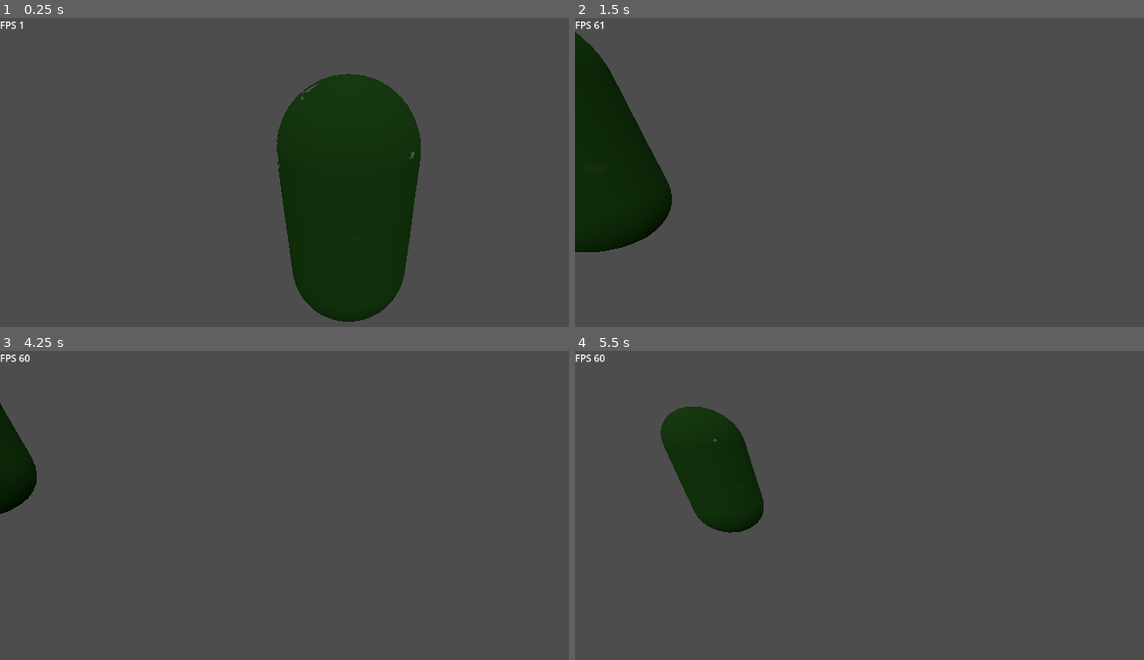
Above: before the commit, frames 1-4 (two rows, left to right).
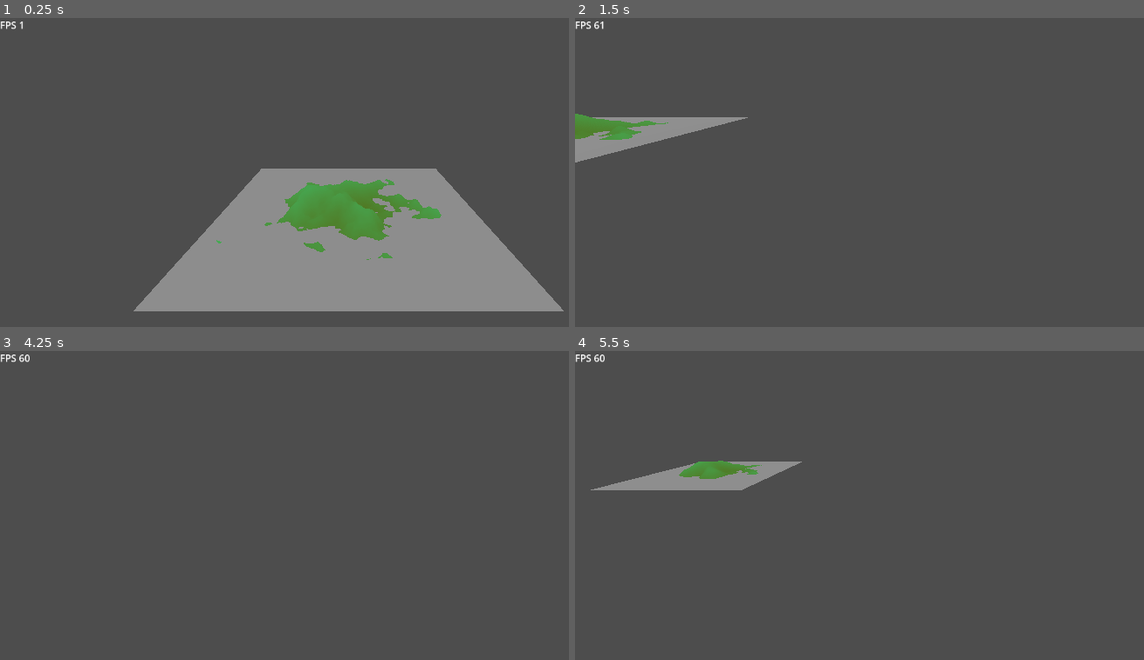
Above: after the commit, the same moments.

Repository: Kaweciak/shell-texture-shader-godot
Game: Godot game, scene res://mainScene.tscn
Same seed, same stepped clock (60 frames per second), same inputs: the game is played once before the commit and once after it.
Inputs (mouse positions are in pixels of both pictures, inside the frame that each line leads up to):
- Up to frame 1 (0.25 s): no input
- Up to frame 2 (1.5 s): tap Enter at 0.5 s; move the mouse to (1075, 194) at 0.52 s; hold D 0.53-1.25 s; tap Q at 0.6 s; click (1075, 194) at 0.67 s; drag from (785, 234) to (887, 293) at 1.27 s
- Up to frame 3 (4.25 s): tap Space at 2, 3.5 s; move the mouse to (421, 459) at 2.02 s; hold D 2.03-2.75 s; tap Shift at 2.1 s; tap Enter at 2.75 s; drag from (312, 626) to (142, 486) at 2.77 s; move the mouse to (557, 604) at 3.52 s; hold A from 3.53 s (still down); tap Q at 3.6 s
- Up to frame 4 (5.5 s): release A at 4.25 s; drag from (717, 486) to (819, 449) at 4.27 s; tap Enter at 5 s; move the mouse to (956, 545) at 5.02 s; hold S from 5.03 s (still down); tap Shift at 5.1 s; click (956, 545) at 5.17 s

The runs differ from the first frame. In frame 1, 31% of the frame differs, in the area x 23-100%, y 18-99%; in frame 2, 8.7%; in frame 3, 1.4%; in frame 4, 5.9%.

Commit message:
Changed the shell texture to work in-editor

Diff:
--- a/grassShader.gdshader
+++ b/grassShader.gdshader
@@ -17,12 +17,11 @@
 
 void fragment() {
 	float rand = texture(noiseTexture, vec2(float(UV.x * density), float(UV.y * density))).r;
-	//ALBEDO = mix(bottomColour, topColour, height / maxHeight);
-	ALBEDO = texture(gradient, vec2(height/maxHeight) * rand).rgb;
-
 	vec2 localSpace = fract(UV * density) * 2.0 - 1.0;
 
-	ALPHA = (sqrt(pow(localSpace.x, 2) + pow(localSpace.y, 2)) < radius * (rand - height / maxHeight) ? 1.0 : 0.0) * ALPHA;
+	ALBEDO = texture(gradient, vec2(rand)).rgb;
+
+	ALPHA = (sqrt(pow(localSpace.x, 2) + pow(localSpace.y, 2)) < radius * (rand - shellHeight) ? 1.0 : 0.0);
 }
 
 void light() {
--- a/grass_scene.gd
+++ b/grass_scene.gd
@@ -1,34 +1,79 @@
+@tool
 extends Node3D
 
-var grassPlane : MeshInstance3D
+@export var number : int:
+	set(new_number):
+		number = new_number
+		update_texture()
+@export var heightChange : float:
+	set(new_heightChange):
+		heightChange = new_heightChange
+		update_texture()
+@export var scaleChange : float = 1.0:
+	set(new_scaleChange):
+		scaleChange = new_scaleChange
+		update_texture()
+@export var density : float:
+	set(new_density):
+		density = new_density
+		update_texture()
+@export var radius : float:
+	set(new_radius):
+		radius = new_radius
+		update_texture()
+@export var gradient : GradientTexture1D:
+	set(new_gradient):
+		gradient = new_gradient
+		update_texture()
+@export var noiseTexture : NoiseTexture2D:
+	set(new_noiseTexture):
+		noiseTexture = new_noiseTexture
+		update_texture()
 
-@export var number : int
-@export var heightChange : float
-@export var scaleChange : float = 1.0
-@export var density : float
-@export var radius : float
-@export var gradient : GradientTexture1D
-@export var noiseTexture : NoiseTexture2D
+func _find_mesh_instance() -> MeshInstance3D:
+	for child in get_children():
+		if child is MeshInstance3D:
+			return child as MeshInstance3D
+	return null
+
+
+func _get_configuration_warning() -> String:
+	var shape := _find_mesh_instance()
+	if not shape:
+		return "This node must have at least one MeshInstance3D child."
+	return ""
+
+var base : MeshInstance3D
+var instantiatedNodes: Array
+
+func update_texture() -> void:
+	for node in instantiatedNodes:
+		remove_child(node)
+		node.queue_free()
+	instantiatedNodes.clear()
+
+	update_configuration_warnings()
+	for child in get_children():
+		if child is MeshInstance3D:
+			base = child as MeshInstance3D
+
+			for i in range(0, number):
+				var plane : MeshInstance3D = base.duplicate(true)
+				var grassPlaneMaterial : ShaderMaterial = ShaderMaterial.new()
+				plane.set_surface_override_material(0, grassPlaneMaterial)
+				grassPlaneMaterial.shader = load("res://grassShader.gdshader")
+				grassPlaneMaterial.set_shader_parameter("maxHeight", heightChange + scaleChange - 1)
+				grassPlaneMaterial.set_shader_parameter("density", density)
+				grassPlaneMaterial.set_shader_parameter("radius", radius)
+				grassPlaneMaterial.set_shader_parameter("gradient", gradient)
+				grassPlaneMaterial.set_shader_parameter("noiseTexture", noiseTexture)
+				grassPlaneMaterial.set_shader_parameter("shellHeight", (float)(i)/number)
+				plane.position.y = heightChange * (float)(i+1) / number
+				plane.scale += Vector3.ONE * (scaleChange - 1.0) * (float)(i) / number
+
+				add_child(plane)
+				instantiatedNodes.append(plane)
+	print_debug(get_child_count())
 
 func _enter_tree() -> void:
-	grassPlane = get_child(0)
-
-	var grassPlaneMaterial : ShaderMaterial = ShaderMaterial.new()
-	grassPlaneMaterial.shader = load("res://grassShader.gdshader")
-	grassPlane.set_surface_override_material(0, grassPlaneMaterial)
-	grassPlaneMaterial.set_shader_parameter("maxHeight", heightChange + scaleChange - 1)
-	grassPlaneMaterial.set_shader_parameter("density", density)
-	grassPlaneMaterial.set_shader_parameter("radius", radius)
-	grassPlaneMaterial.set_shader_parameter("gradient", gradient)
-	grassPlaneMaterial.set_shader_parameter("noiseTexture", noiseTexture)
-	grassPlaneMaterial.set_shader_parameter("shellHeight", 0)
-
-	for i in range(0, number):
-		var plane : MeshInstance3D = grassPlane.duplicate(true)
-		plane.position.y = heightChange * (float)(i) / number
-		plane.scale += Vector3.ONE * (scaleChange - 1.0) * (float)(i) / number
-
-		grassPlaneMaterial = plane.get_active_material(0).duplicate(true)
-		grassPlaneMaterial.set_shader_parameter("shellHeight", (float)(i)/number)
-		plane.set_surface_override_material(0, grassPlaneMaterial)
-		add_child(plane)
+	update_texture()
--- a/mainScene.tscn
+++ b/mainScene.tscn
@@ -1,37 +1,12 @@
-[gd_scene load_steps=9 format=3 uid="uid://whybney77bsj"]
+[gd_scene load_steps=5 format=3 uid="uid://whybney77bsj"]
 
 [ext_resource type="PackedScene" uid="uid://ceuni3ae4u4ux" path="res://shellTextureScene.tscn" id="1_ysme2"]
 [ext_resource type="Script" path="res://camera_3d.gd" id="2_tpisw"]
 [ext_resource type="Script" path="res://fpsDisplay.gd" id="3_iyagq"]
 
-[sub_resource type="Gradient" id="Gradient_r0c2w"]
-colors = PackedColorArray(0.0856951, 0.273316, 0.0641286, 1, 0.174534, 0.296123, 0.141167, 1)
-
-[sub_resource type="GradientTexture1D" id="GradientTexture1D_n21b7"]
-gradient = SubResource("Gradient_r0c2w")
-
-[sub_resource type="FastNoiseLite" id="FastNoiseLite_0evci"]
-noise_type = 3
-metadata/_preview_in_3d_space_ = true
-
-[sub_resource type="NoiseTexture2D" id="NoiseTexture2D_yhl8g"]
-noise = SubResource("FastNoiseLite_0evci")
-
-[sub_resource type="CapsuleMesh" id="CapsuleMesh_abm3w"]
+[sub_resource type="PlaneMesh" id="PlaneMesh_cqas5"]
 
 [node name="Node3D" type="Node3D"]
-
-[node name="Node3D" parent="." instance=ExtResource("1_ysme2")]
-transform = Transform3D(1, 0, 0, 0, 1, 0, 0, 0, 1, 0, 0, 0)
-number = 8
-scaleChange = 1.01
-density = 1.0
-radius = 7.0
-gradient = SubResource("GradientTexture1D_n21b7")
-noiseTexture = SubResource("NoiseTexture2D_yhl8g")
-
-[node name="MeshInstance3D" type="MeshInstance3D" parent="Node3D"]
-mesh = SubResource("CapsuleMesh_abm3w")
 
 [node name="Camera3D" type="Camera3D" parent="."]
 transform = Transform3D(1, 0, 0, 0, 0.87434, 0.485313, 0, -0.485313, 0.87434, 0, 1.01268, 1.81353)
@@ -44,3 +19,10 @@
 
 [node name="DirectionalLight3D" type="DirectionalLight3D" parent="."]
 transform = Transform3D(1, 0, 0, 0, 0.410098, 0.912041, 0, -0.912041, 0.410098, 0, 4.21026, 0)
+
+[node name="shellTexturing" parent="." instance=ExtResource("1_ysme2")]
+number = 126
+heightChange = 0.3
+
+[node name="MeshInstance3D" type="MeshInstance3D" parent="shellTexturing"]
+mesh = SubResource("PlaneMesh_cqas5")
--- a/shellTextureScene.tscn
+++ b/shellTextureScene.tscn
@@ -1,17 +1,25 @@
-[gd_scene load_steps=4 format=3 uid="uid://ceuni3ae4u4ux"]
+[gd_scene load_steps=6 format=3 uid="uid://ceuni3ae4u4ux"]
 
 [ext_resource type="Script" path="res://grass_scene.gd" id="1_gq8dr"]
 
 [sub_resource type="Gradient" id="Gradient_84yoy"]
-colors = PackedColorArray(0.686909, 0.00190116, 0.870423, 1, 1, 0.570009, 0.681756, 1)
+colors = PackedColorArray(0.413226, 0.55286, 0.148508, 1, 0.348773, 0.839943, 0.420705, 1)
 
 [sub_resource type="GradientTexture1D" id="GradientTexture1D_xopwh"]
 gradient = SubResource("Gradient_84yoy")
 
+[sub_resource type="FastNoiseLite" id="FastNoiseLite_fydfx"]
+noise_type = 2
+
+[sub_resource type="NoiseTexture2D" id="NoiseTexture2D_k81tu"]
+noise = SubResource("FastNoiseLite_fydfx")
+
 [node name="shellTexturing" type="Node3D"]
 transform = Transform3D(1, 0, 0, 0, 1, 0, 0, 0, 1, 0, 0.04, 0)
 script = ExtResource("1_gq8dr")
-number = 10
-height = 0.5
-density = 10000.0
+number = 8
+heightChange = 0.1
+density = 1.0
+radius = 1.0
 gradient = SubResource("GradientTexture1D_xopwh")
+noiseTexture = SubResource("NoiseTexture2D_k81tu")
